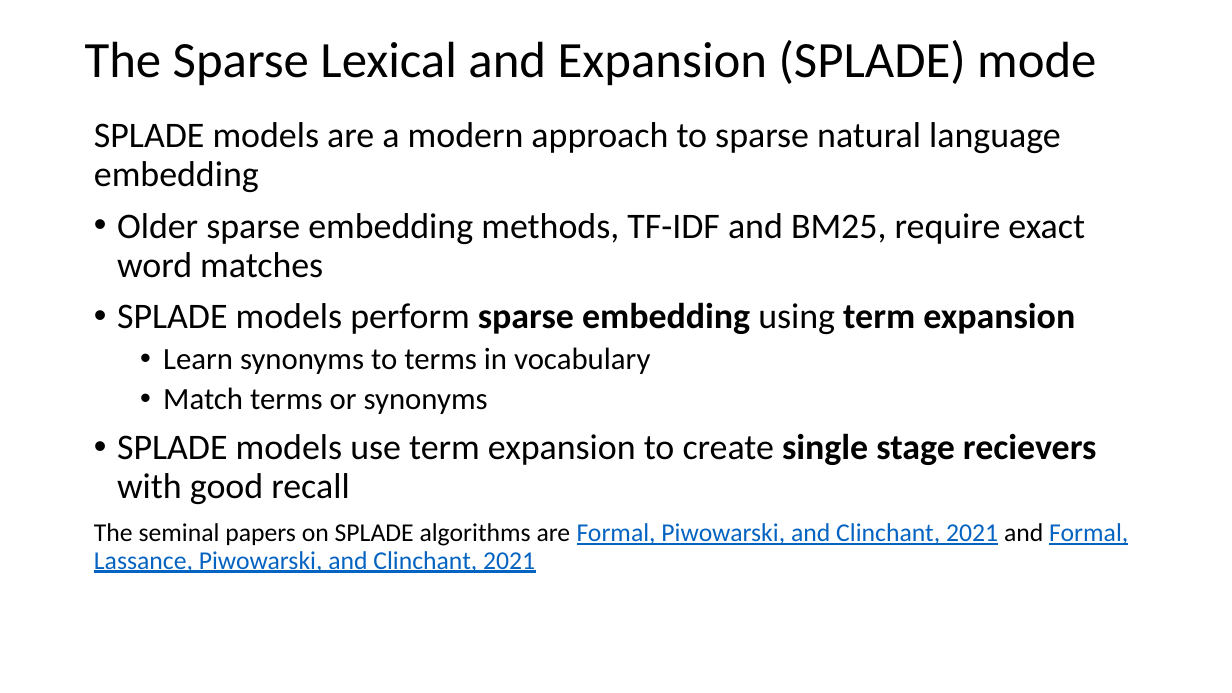
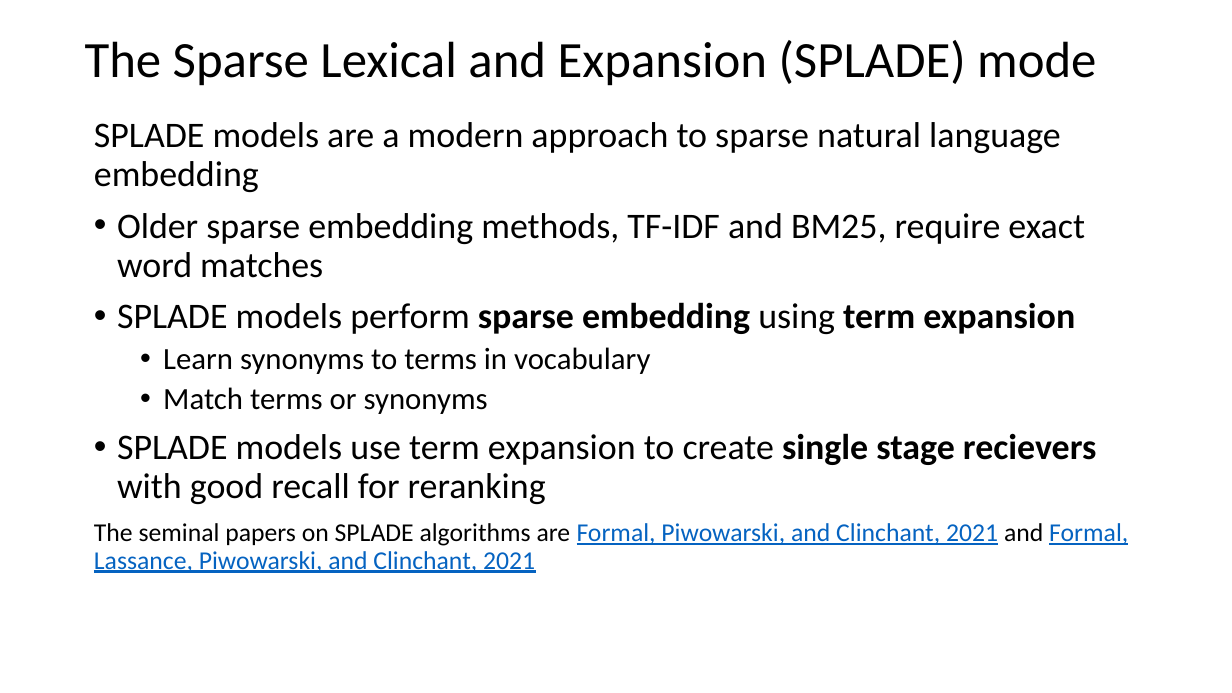
Before and after one commit to jonahneu/CSCI-E-108, a slide deck: slide 61 of slides/7_InformationRetrievalSearch.pptx (slide 60 before the commit). Drawn at 1232x693 pixels with LibreOffice and Linux fonts; fonts in the diff are those of the drawing. Boxes give left, top, right and bottom in pixels: in the first picture for what was removed or moved away, otherwise in the second. Text is boxed around its words. In the diff, an @@ line names an element or a change of style, - is before the commit and + after.

```diff
--- a/slides/7_InformationRetrievalSearch.pptx
+++ b/slides/7_InformationRetrievalSearch.pptx
@@ text at <box>117,433,1096,504</box>: text changed @@
-• SPLADE models use term expansion to create single stage recievers with good recall
+• SPLADE models use term expansion to create single stage recievers with good recall for reranking
```
Also in this commit, not shown: 17 other slides changed, 2 slides added.
